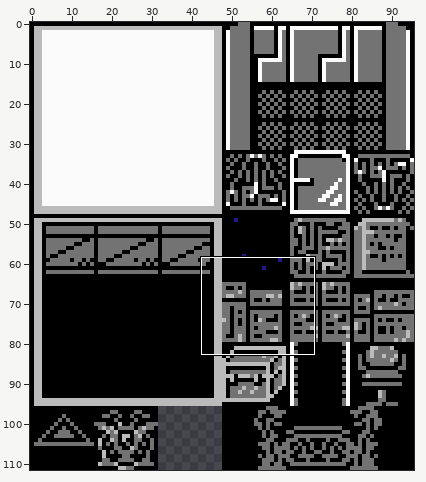
File history of a sprite sheet, images/maps/floating-castle-sheet.png. Above: a wide view before the commit, with the close-up outlined.
Close-up. As it was:
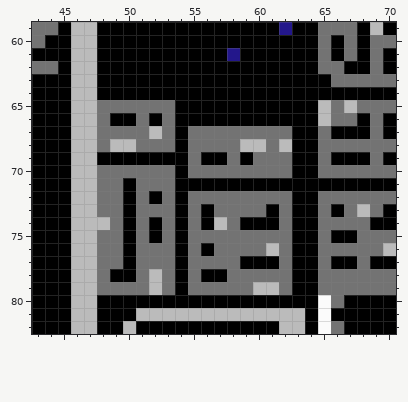
The file is 96x112 pixels. Colours within 5 levels of each other are drawn and written as one. Shown: x 43..70, y 59..82.
New version:
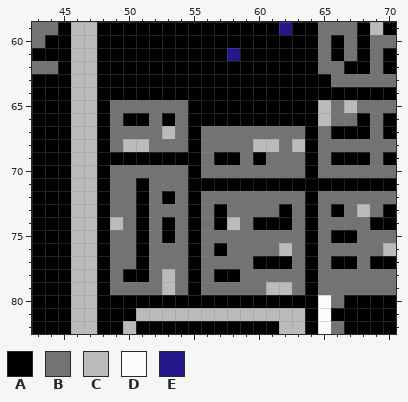
Palette (. is transparent): A #000000  B #737373  C #bbbbbb  D #fbfbfb  E #23178b
Edits made:
The edit turns colour B into colour A in row 65 at x 48; in row 66 at x 48, 51 and 53; in rows 67 to 68 at x 48 and 55; in row 69 at x 55, 58 and 60; in row 70 at x 48 and 55; in row 71 at x 48 and 51.
The edit turns colour B into colour A in row 72 at x 48, 51, 53 and 55; in row 73 at x 48, 51, 55, 57 and 62; in row 74 at x 51, 53, 55 and 62; in row 75 at x 48, 51, 53 and 55; in row 76 at x 48, 51, 55 and 57; in row 77 at x 48, 51, 55 and 62.
The edit turns colour B into colour A in row 78 at x 48, 51, 55 and 58; in row 79 at x 48 and 55.
The edit turns colour C into colour A in row 74 at x 48 and 57.
The edit turns colour A into colour B in row 65 at x 54; in row 66 at x 49, 52 and 54; in row 67 at x 54 and 63; in row 68 at x 54; in row 69 at x 56, 59 and 63; in row 70 at x 54 and 63.
The edit turns colour A into colour B in row 71 at x 50 and 54; in row 72 at x 50, 52, 54 and 63; in row 73 at x 50, 54, 56, 61 and 63; in row 74 at x 50, 52, 54, 56, 59 and 63; in row 75 at x 50, 52, 54 and 63; in row 76 at x 50, 54, 56 and 63.
The edit turns colour A into colour B in row 77 at x 50, 54, 59 and 63; in row 78 at x 49, 54, 56 and 63; in row 79 at x 54 and 63.
The edit turns colour C into colour B in row 67 at x 52; in row 68 at x 49, 59 and 62; in row 76 at x 61; in row 78 at x 52; in row 79 at x 52 and 60.
The edit turns colour A into colour C in row 68 at x 63.
The edit turns colour B into colour C in row 67 at x 53; in row 68 at x 51 and 61; in row 74 at x 49 and 58; in row 76 at x 62; in row 78 at x 53; in row 79 at x 53 and 62.
Changed places in both close-ups, as pixel boxes (x1, y1, x2, y2):
changed: (97, 100, 305, 295)
